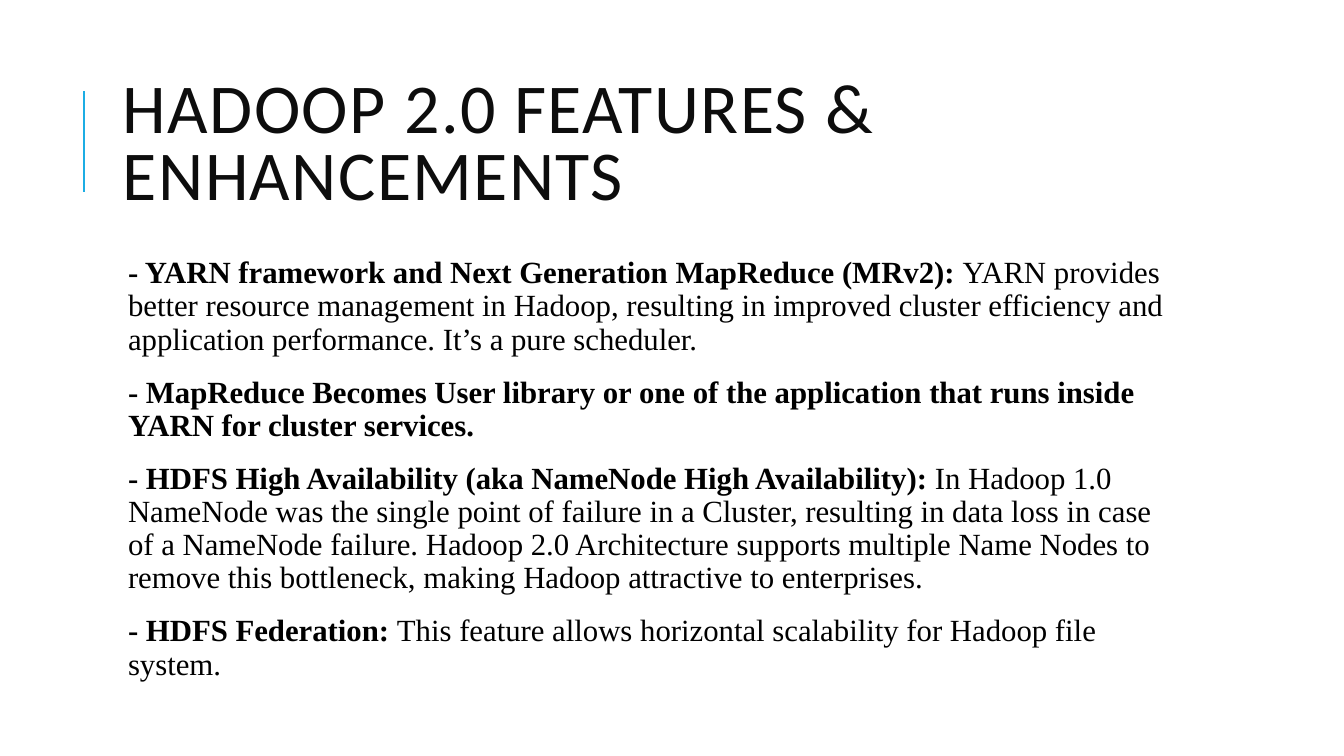
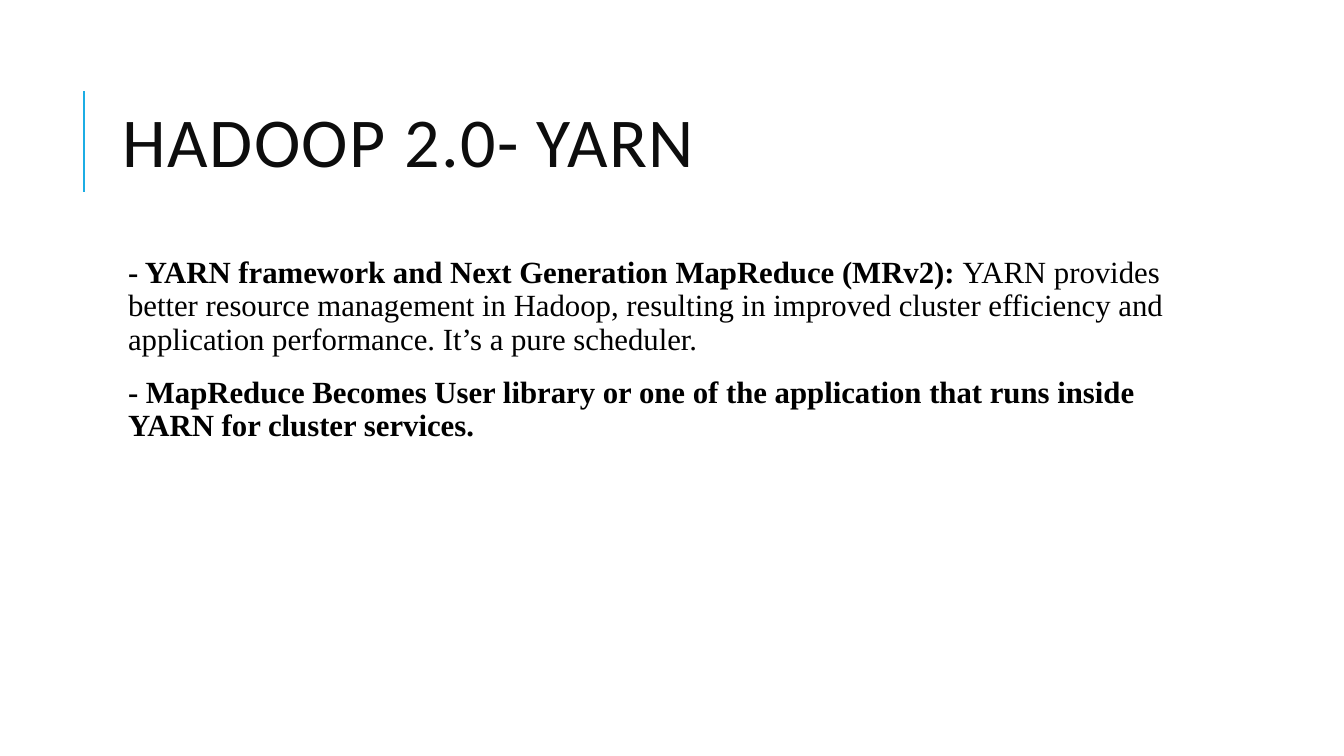
Before and after one commit to dsjili/eecs4314, a slide deck: slide 20 of assignment1_compiled.pptx. Drawn at 1344x756 pixels with LibreOffice and Linux fonts; fonts in the diff are those of the drawing. Boxes give left, top, right and bottom in pixels: in the first picture for what was removed or moved away, otherwise in the second. Text is boxed around its words. In the diff, an @@ line names an element or a change of style, - is before the commit and + after.

Commit message:
edited my part of the slides and added the YARN report

```diff
--- a/assignment1_compiled.pptx
+++ b/assignment1_compiled.pptx
@@ title at (123,121,694,168): text changed @@
-HADOOP 2.0 FEATURES & ENHANCEMENTS
+HADOOP 2.0- YARN
@@ text at (128,467,1151,681): paragraphs removed @@
-  - HDFS High Availability (aka NameNode High Availability): In Hadoop 1.0 NameNode was the single point of failure in a Cluster, resulting in data loss in case of a NameNode failure. Hadoop 2.0 Architecture supports multiple Name Nodes to remove this bottleneck, making Hadoop attractive to enterprises.
-  - HDFS Federation: This feature allows horizontal scalability for Hadoop file system.
```
Also in this commit, not shown: 8 other slides changed, 1 other file.
